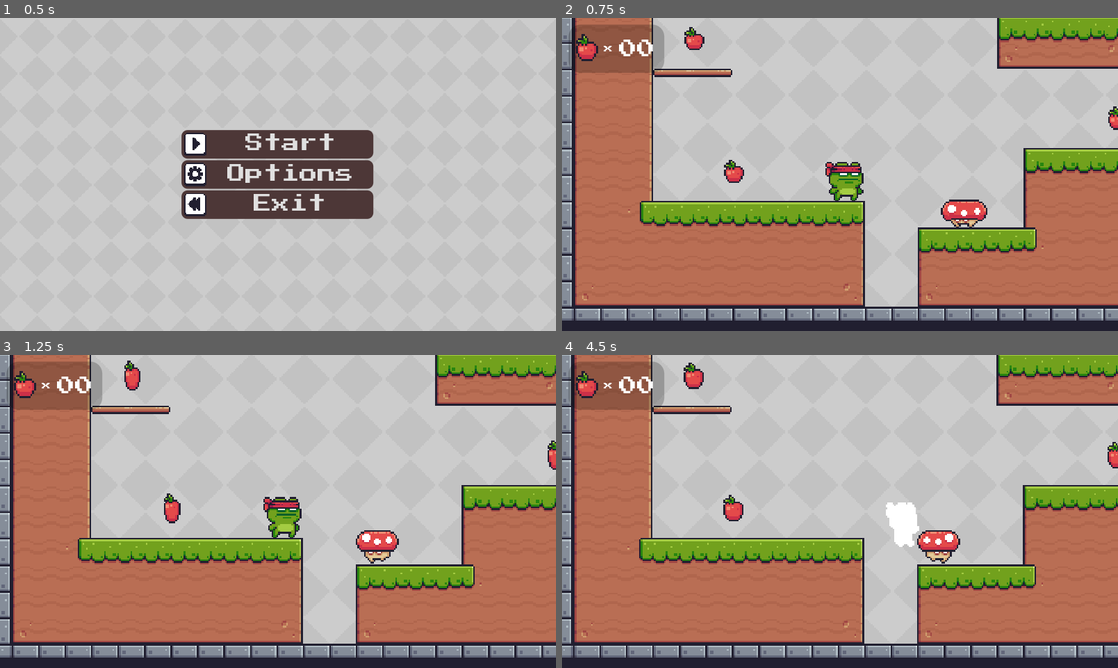
Above: before the commit, frames 1-4 (two rows, left to right).
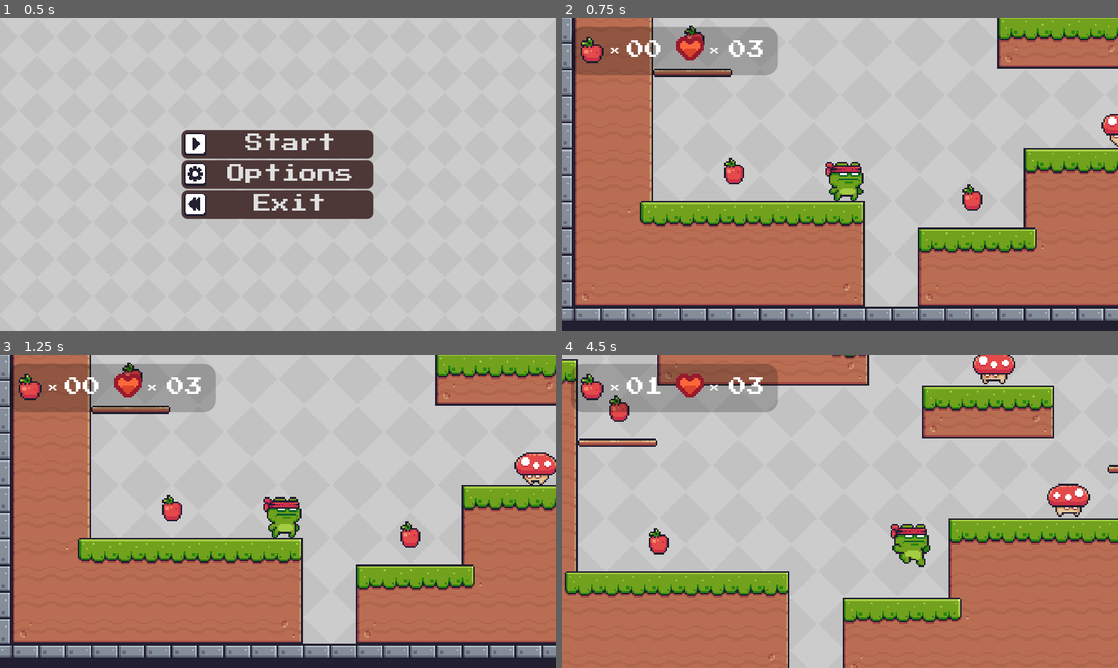
Above: after the commit, the same moments.

Repository: DennisR96/Interaktive-Systeme-Godot-Jump-n-Run
Game: Godot game, scene res://00_Menu.tscn
Same seed, same stepped clock (60 frames per second), same inputs: the game is played once before the commit and once after it.
Inputs:
- Up to frame 1 (0.5 s): no input
- Up to frame 2 (0.75 s): click "Start" at 0.5 s
- Up to frame 3 (1.25 s): no input
- Up to frame 4 (4.5 s): hold D (right) 1.28-2.78 s; tap Space (jump) at 1.35, 1.52, 1.82, 2.1, 2.27, 2.57, 2.85, 3.6, 3.77, 4.07, 4.35 s; hold A (left) 2.78-3.53 s; hold D (right) from 3.53 s (still down)

Frame 1 is identical in both runs. In frame 2, 4.9% of the frame differs, in the area x 1-100%, y 2-67%; in frame 3, 5.5%; in frame 4, 54%, in the area x 0-100%, y 0-100%.

Commit message:
Spieler hat Leben

Diff:
--- a/01_LevelA.tscn
+++ b/01_LevelA.tscn
@@ -15,6 +15,7 @@
 [ext_resource path="res://PixelAdventure/Menu/Text/PressStart2P-Regular.ttf" type="DynamicFontData" id=13]
 [ext_resource path="res://HUD.gd" type="Script" id=14]
 [ext_resource path="res://world_tileset.tres" type="TileSet" id=15]
+[ext_resource path="res://Tiles/tile_0044.png" type="Texture" id=16]
 
 [sub_resource type="TileSet" id=1]
 0/name = "Blue"
@@ -133,6 +134,9 @@
 [sub_resource type="DynamicFont" id=117]
 font_data = ExtResource( 13 )
 
+[sub_resource type="DynamicFont" id=119]
+font_data = ExtResource( 13 )
+
 [sub_resource type="DynamicFont" id=118]
 font_data = ExtResource( 13 )
 
@@ -166,7 +170,7 @@
 position = Vector2( 64, 192 )
 
 [node name="Collectable2" parent="Game/Collectables" instance=ExtResource( 11 )]
-position = Vector2( 296, 160 )
+position = Vector2( 208, 208 )
 
 [node name="Collectable3" parent="Game/Collectables" instance=ExtResource( 11 )]
 position = Vector2( 504, 192 )
@@ -180,10 +184,13 @@
 [node name="Enemies" type="Node2D" parent="Game"]
 
 [node name="Enemy" parent="Game/Enemies" instance=ExtResource( 1 )]
-position = Vector2( 208, 208 )
+position = Vector2( 304, 160 )
 
 [node name="Enemy2" parent="Game/Enemies" instance=ExtResource( 1 )]
 position = Vector2( 264, 80 )
+
+[node name="Enemy3" parent="Game/Enemies" instance=ExtResource( 1 )]
+position = Vector2( -16, 64 )
 
 [node name="Player" parent="Game" instance=ExtResource( 2 )]
 position = Vector2( 128, 192 )
@@ -213,20 +220,20 @@
 script = ExtResource( 14 )
 
 [node name="Panel" type="Panel" parent="Game/HUD"]
-margin_left = 6.0
-margin_top = 6.0
-margin_right = 88.0
-margin_bottom = 47.0
+margin_left = 8.0
+margin_top = 8.0
+margin_right = 186.0
+margin_bottom = 49.0
 custom_styles/panel = SubResource( 115 )
 __meta__ = {
 "_edit_use_anchors_": false
 }
 
 [node name="TextureRect" type="TextureRect" parent="Game/HUD"]
-margin_left = 11.8648
-margin_top = 13.6735
-margin_right = 32.8648
-margin_bottom = 36.6735
+margin_left = 16.0
+margin_top = 16.0
+margin_right = 36.0
+margin_bottom = 42.0
 texture = ExtResource( 12 )
 expand = true
 stretch_mode = 5
@@ -235,10 +242,10 @@
 }
 
 [node name="x" type="Label" parent="Game/HUD"]
-margin_left = 36.2275
-margin_top = 22.0332
-margin_right = 44.2275
-margin_bottom = 30.0332
+margin_left = 42.1237
+margin_top = 24.0
+margin_right = 50.1237
+margin_bottom = 32.0
 custom_fonts/font = SubResource( 116 )
 text = "x"
 __meta__ = {
@@ -246,11 +253,46 @@
 }
 
 [node name="Collectables" type="Label" parent="Game/HUD"]
-margin_left = 49.4207
-margin_top = 19.3965
-margin_right = 81.4207
-margin_bottom = 35.3965
+margin_left = 56.0
+margin_top = 16.0
+margin_right = 88.0
+margin_bottom = 40.0
 custom_fonts/font = SubResource( 117 )
+text = "##"
+valign = 1
+__meta__ = {
+"_edit_use_anchors_": false
+}
+
+[node name="TextureRect2" type="TextureRect" parent="Game/HUD"]
+margin_left = 95.4381
+margin_top = 10.9432
+margin_right = 127.438
+margin_bottom = 42.9432
+texture = ExtResource( 16 )
+expand = true
+stretch_mode = 5
+__meta__ = {
+"_edit_use_anchors_": false
+}
+
+[node name="x2" type="Label" parent="Game/HUD"]
+margin_left = 128.0
+margin_top = 24.0
+margin_right = 136.0
+margin_bottom = 32.0
+custom_fonts/font = SubResource( 116 )
+text = "x"
+__meta__ = {
+"_edit_use_anchors_": false
+}
+
+[node name="Lifes" type="Label" parent="Game/HUD"]
+margin_left = 144.0
+margin_top = 16.0
+margin_right = 176.0
+margin_bottom = 40.0
+custom_fonts/font = SubResource( 119 )
 text = "##"
 valign = 1
 __meta__ = {
@@ -281,4 +323,5 @@
 [connection signal="collectable_collected" from="Game/Collectables/Collectable3" to="Game/HUD" method="_on_collectable_collected"]
 [connection signal="collectable_collected" from="Game/Collectables/Collectable4" to="Game/HUD" method="_on_collectable_collected"]
 [connection signal="collectable_collected" from="Game/Collectables/Collectable5" to="Game/HUD" method="_on_collectable_collected"]
+[connection signal="player_hit" from="Game/Player" to="Game/HUD" method="_on_Player_player_hit"]
 [connection signal="body_entered" from="Game/Area2D" to="Game" method="_on_Area2D_body_entered"]
--- a/Collectable.tscn
+++ b/Collectable.tscn
@@ -123,7 +123,7 @@
 [node name="AnimatedSprite" type="AnimatedSprite" parent="."]
 frames = SubResource( 25 )
 animation = "Apple"
-frame = 2
+frame = 4
 playing = true
 
 [connection signal="body_entered" from="." to="." method="_on_Collectable_body_entered"]
--- a/Enemy.gd
+++ b/Enemy.gd
@@ -4,6 +4,7 @@
 var velocity = Vector2()
 export var direction = -1
 export var detects_cliffs = true
+signal collectable_collected
 
 func _ready():
 	$AnimatedSprite.play("Walk")
@@ -42,8 +43,6 @@
 # Wenn Player seitlich in Enemy reinläuft
 func _on_sides_checker_body_entered(body):
 	body.ouch(position.x)
-	$sides_checker.set_collision_layer_bit(4, false) #Vorübergehende Lösung
-	$sides_checker.set_collision_mask_bit(0, false) #Vorübergehende Lösung
 
 # Enemy löschen nach timeout
 func _on_Timer_timeout():
--- a/Enemy.tscn
+++ b/Enemy.tscn
@@ -180,7 +180,7 @@
 [node name="AnimatedSprite" type="AnimatedSprite" parent="."]
 frames = SubResource( 1 )
 animation = "Walk"
-frame = 5
+frame = 9
 playing = true
 
 [node name="CollisionShape2D2" type="CollisionShape2D" parent="."]
--- a/Game.gd
+++ b/Game.gd
@@ -1,4 +1,4 @@
 extends Node
 
 func _on_Area2D_body_entered(body):
-	get_tree().reload_current_scene()
+	body.ouchFallzone()
--- a/HUD.gd
+++ b/HUD.gd
@@ -1,16 +1,22 @@
 extends CanvasLayer
 
 var collectables = 0
+var lifes = 3
 
 func _ready():
-	if collectables < 10:
-		$Collectables.text = "0" + String(collectables)
-	else:
-		$Collectables.text = String(collectables)
+	$Collectables.text = "0" + String(collectables)
+	$Lifes.text = "0" + String(lifes)
 	$Message.hide()
 
 func _physics_process(delta):
 	if collectables == 5:
+		$Message.text = "Gewonnen! Alle Items wurden eingesammelt!"
+		$Message.show()
+		yield(get_tree().create_timer(2.0), "timeout")
+		get_tree().change_scene("res://01_LevelA.tscn")
+
+	if lifes == 0:
+		$Message.text = "Game Over! Versuche es erneut"
 		$Message.show()
 		yield(get_tree().create_timer(2.0), "timeout")
 		get_tree().change_scene("res://01_LevelA.tscn")
@@ -21,3 +27,12 @@
 		$Collectables.text = "0" + String(collectables)
 	else:
 		$Collectables.text = String(collectables)
+
+func _on_Player_player_hit():
+	lifes = lifes - 1
+	if lifes < 10 and lifes > 0:
+		$Lifes.text = "0" + String(lifes)
+	elif lifes <= 0:
+		$Lifes.text = "00"
+	else:
+		$Lifes.text = String(lifes)
--- a/Player.gd
+++ b/Player.gd
@@ -7,6 +7,8 @@
 export var jump_force = -240
 var collectables = 0
 var playerHit = false
+
+signal player_hit
 
 const PROJECTILE = preload("res://Projectile.tscn")
 
@@ -28,7 +30,7 @@
 #		velocity.x = 0
 
 	# Jumping
-	if Input.is_action_just_pressed("ui_up") and is_on_floor():
+	if Input.is_action_just_pressed("ui_up") or Input.is_action_just_pressed("jump") and is_on_floor():
 		velocity.y = jump_force
 
 	# Projectile
@@ -58,7 +60,8 @@
 	velocity.y = jump_force * 0.7
 
 # Enemy-Skript greift auf diese Funktion zu
-func ouch(enemyPosX):
+func ouch(var enemyPosX):
+	emit_signal("player_hit")
 	#set_modulate(Color(1,0.3,0.3,0.3)) #Farbe ändern
 	velocity.y = jump_force * 0.5 # Kleiner Sprung
 
@@ -73,6 +76,16 @@
 	playerHit = true
 	$Timer.start()
 
+func ouchFallzone():
+	emit_signal("player_hit")
+	#set_modulate(Color(1,0.3,0.3,0.3)) #Farbe ändern
+	velocity.y = jump_force * 0.7 # Kleiner Sprung
+
+	position.x = 128
+	position.y = 192
+
+	playerHit = true
+	$Timer.start()
+
 func _on_Timer_timeout():
 	playerHit = false
-	get_tree().change_scene("res://01_LevelA.tscn")
--- a/Player.tscn
+++ b/Player.tscn
@@ -223,7 +223,7 @@
 position = Vector2( 3.12819, -1.22392 )
 frames = SubResource( 31 )
 animation = "Idle"
-frame = 9
+frame = 5
 playing = true
 
 [node name="CollisionShape2D" type="CollisionShape2D" parent="."]
Not shown: 1 places in 01_LevelA.tscn that only renumber resources
